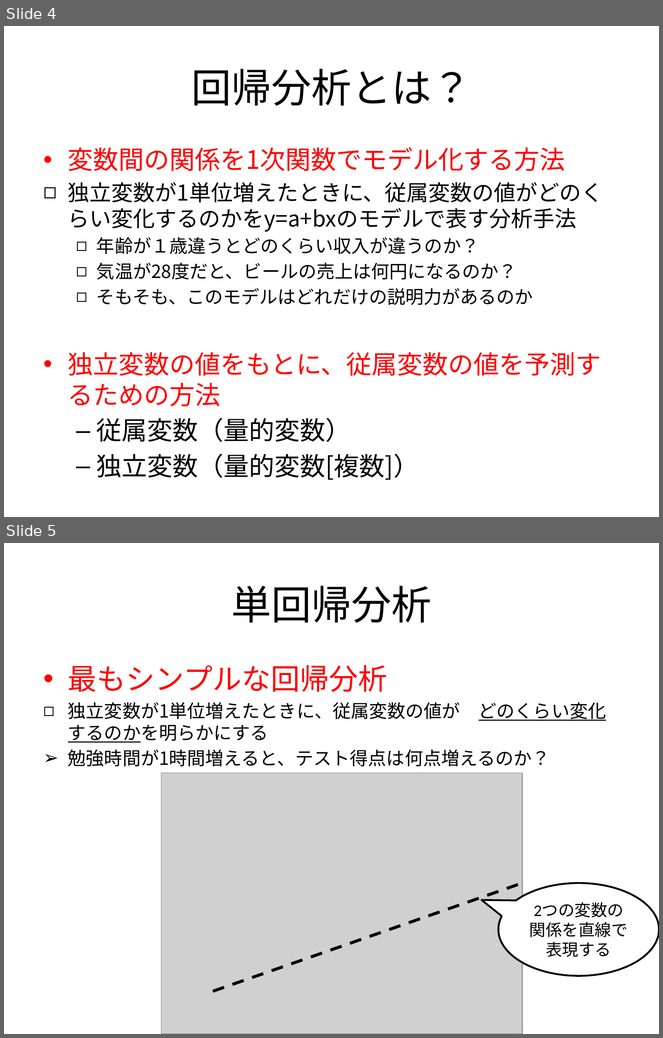
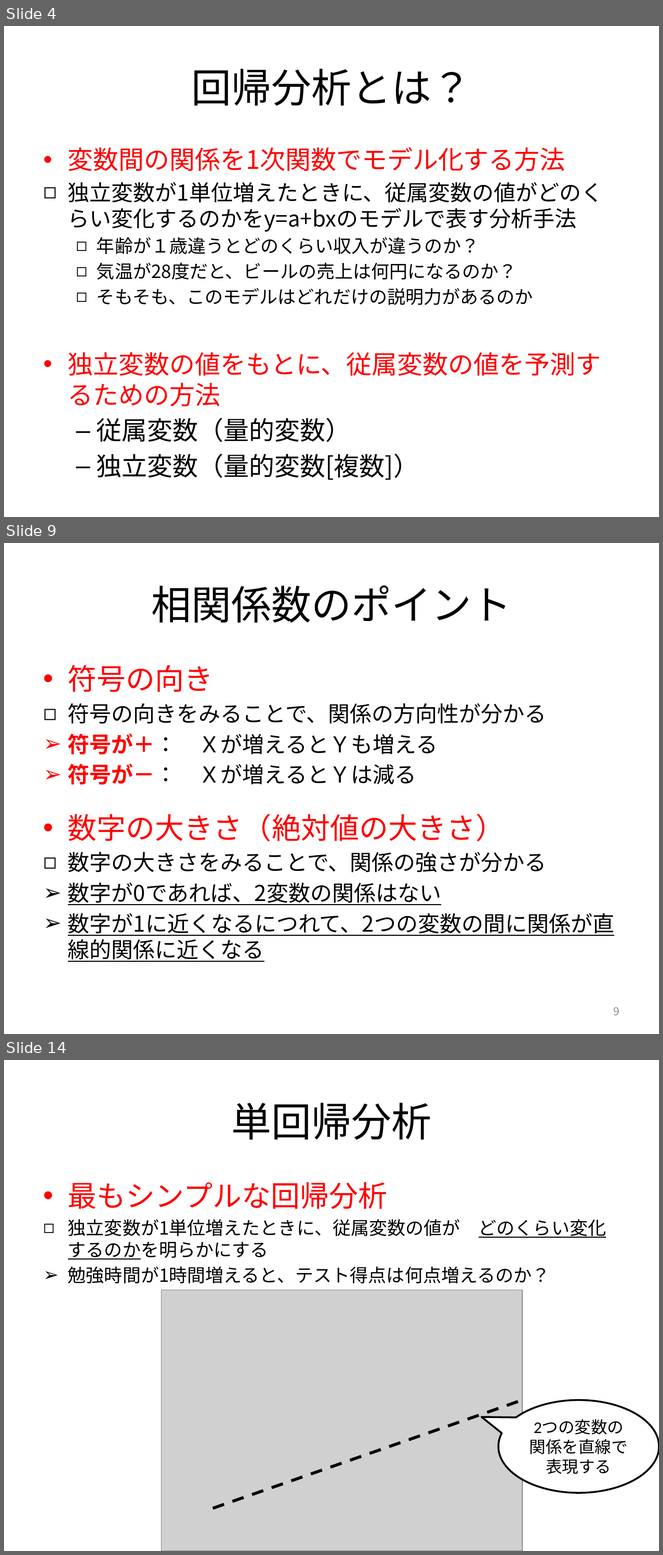
Before and after one commit to MakotoASAOKA/IE2019_15, a slide deck: 15-1.回帰分析.pptx. Shown one above the other, each under a label of ours: slides 4 and 5 before the commit, slides 4, 9 and 14 after it; the slides between them are not shown. The pictures are 663x1038 and 663x1555 pixels, drawn with LibreOffice and Linux fonts; fonts in the diff are those of the drawing; grey boxes stand for pictures. Boxes give left, top, right and bottom in pixels: in the first picture for what was removed or moved away, otherwise in the second. Text is boxed around its words. In the diff, an @@ line names an element or a change of style, - is before the commit and + after.

```diff
--- a/15-1.回帰分析.pptx
+++ b/15-1.回帰分析.pptx
@@ slide 9 added at [4,543,659,1034], background #FFFFFF @@
@@ title added at [151,585,512,623], 44 pt, text #000000 @@
+相関係数のポイント
@@ text added at [68,665,614,936], 24 pt, text #000000 @@
+• 符号の向き
+  ◻ 符号の向きをみることで、関係の方向性が分かる
+➢ 符号が＋： Ｘが増えるとＹも増える
+➢ 符号が－： Ｘが増えるとＹは減る
+• 数字の大きさ（絶対値の大きさ）
+  ◻ 数字の大きさをみることで、関係の強さが分かる
+    ➢ 数字が0であれば、2変数の関係はない
+➢ 数字が1に近くなるにつれて、2つの変数の間に関係が直線的関係に近くなる
@@ page number added at [614,1007,620,1016], 12 pt, text #898989 @@
+9
@@ what was slide 5 is now slide 14 @@
```
Also in this commit, not shown: 1 slide changed, 8 other slides added.
